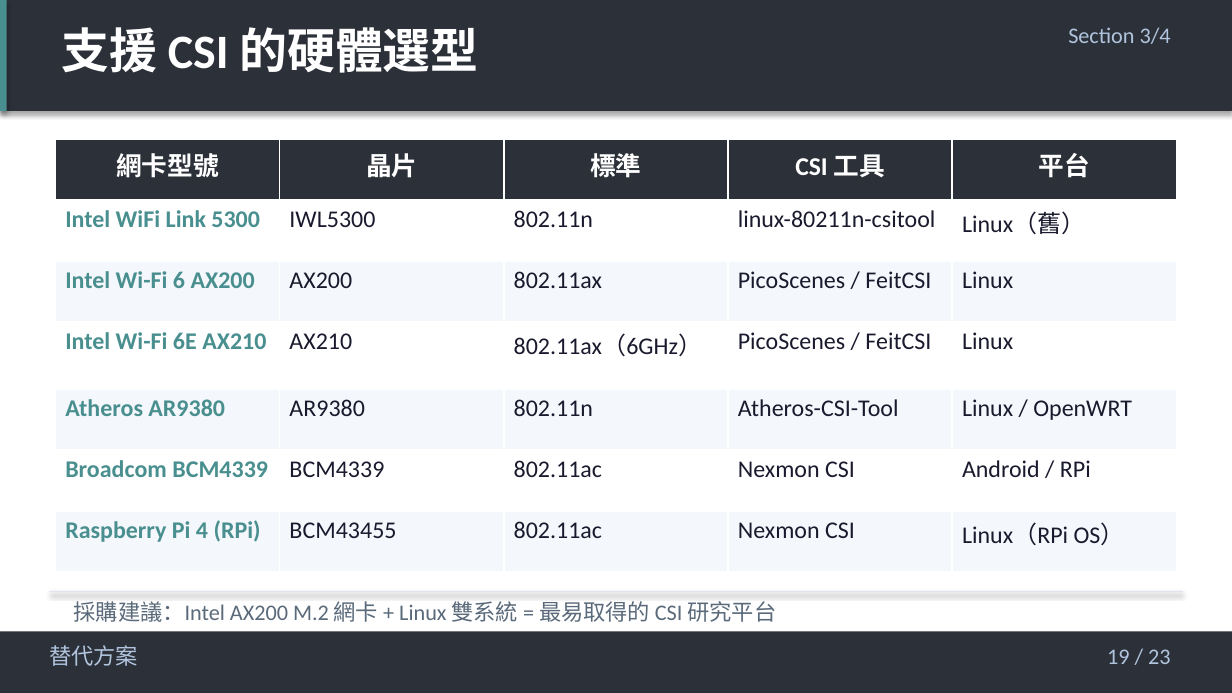
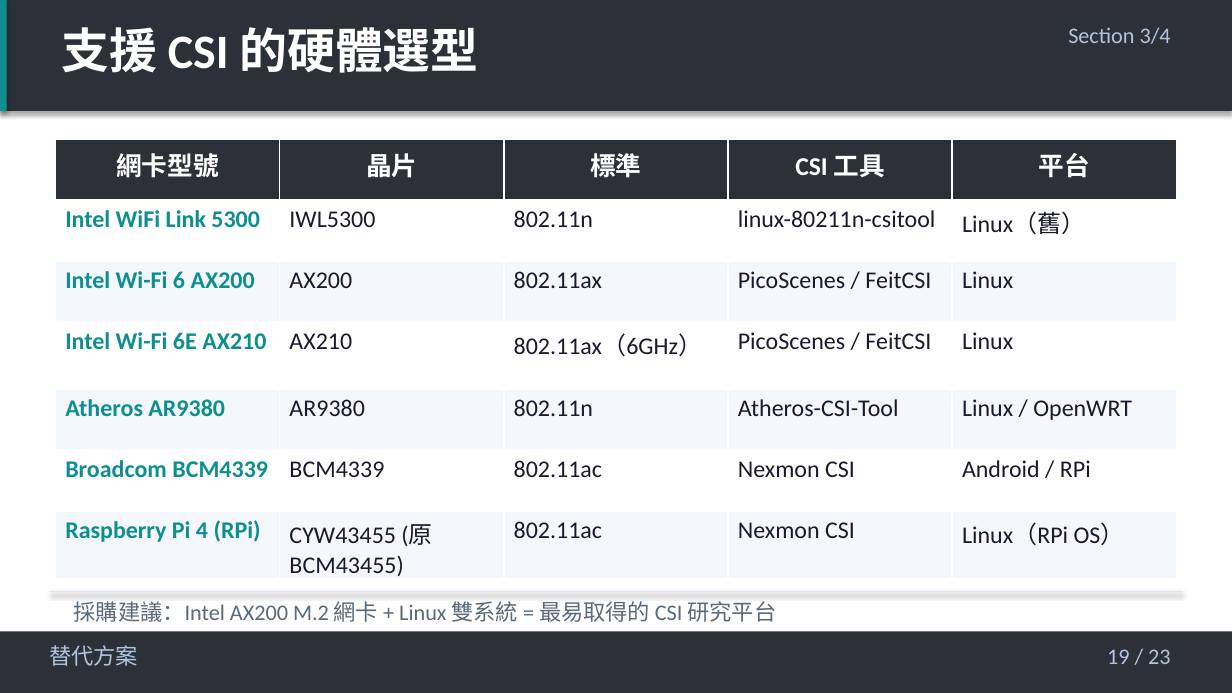
Before and after one commit to jacky92219-cell/network-ppt-project, a slide deck: slide 19 of output/network-card-csi-v5.1-charcoal.pptx. Drawn at 1232x693 pixels with LibreOffice and Linux fonts; fonts in the diff are those of the drawing. Boxes give left, top, right and bottom in pixels: in the first picture for what was removed or moved away, otherwise in the second. Text is boxed around its words. In the diff, an @@ line names an element or a change of style, - is before the commit and + after.

```diff
--- a/output/network-card-csi-v5.1-charcoal.pptx
+++ b/output/network-card-csi-v5.1-charcoal.pptx
@@ rectangle at <box>0,0,7,111</box>: fill #4A8F8F to #0E8F8F @@
@@ table at <box>55,139,1177,580</box> @@
-row 7, column 2: BCM43455
+row 7, column 2: CYW43455 (原BCM43455)
@@ text colour #4A8F8F to #0E8F8F in "Intel WiFi Link 5300", "Intel Wi-Fi 6 AX200", "Intel Wi-Fi 6E AX210", "Atheros AR9380" and 2 more places @@
```
Also in this commit, not shown: 22 other slides changed, 1 other file.
